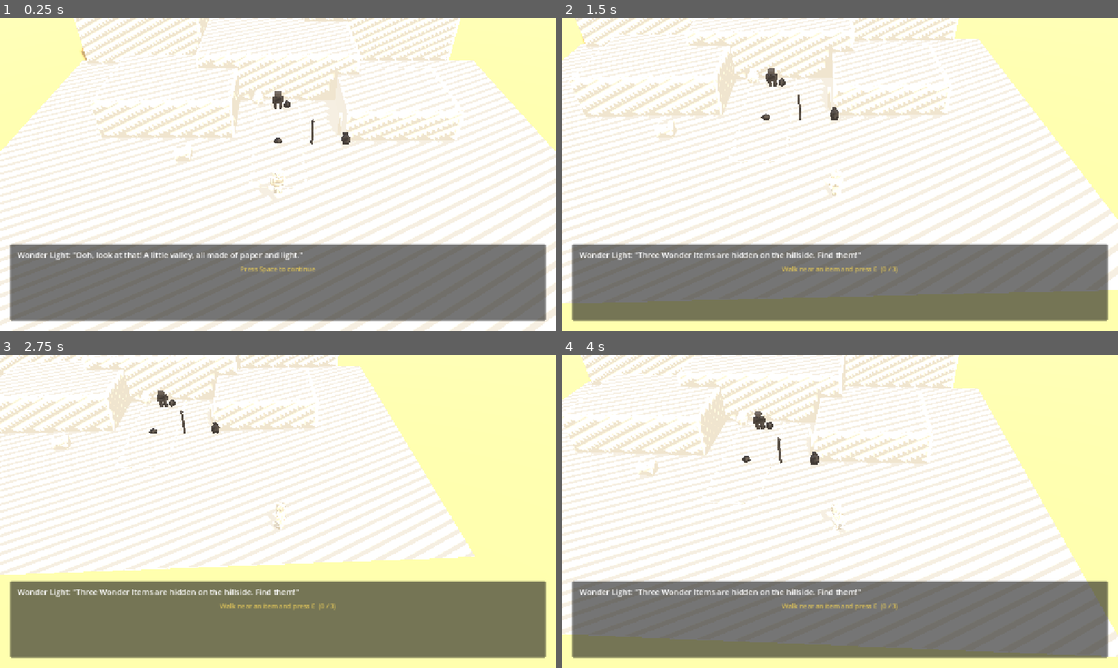
Above: before the commit, frames 1-4 (two rows, left to right).
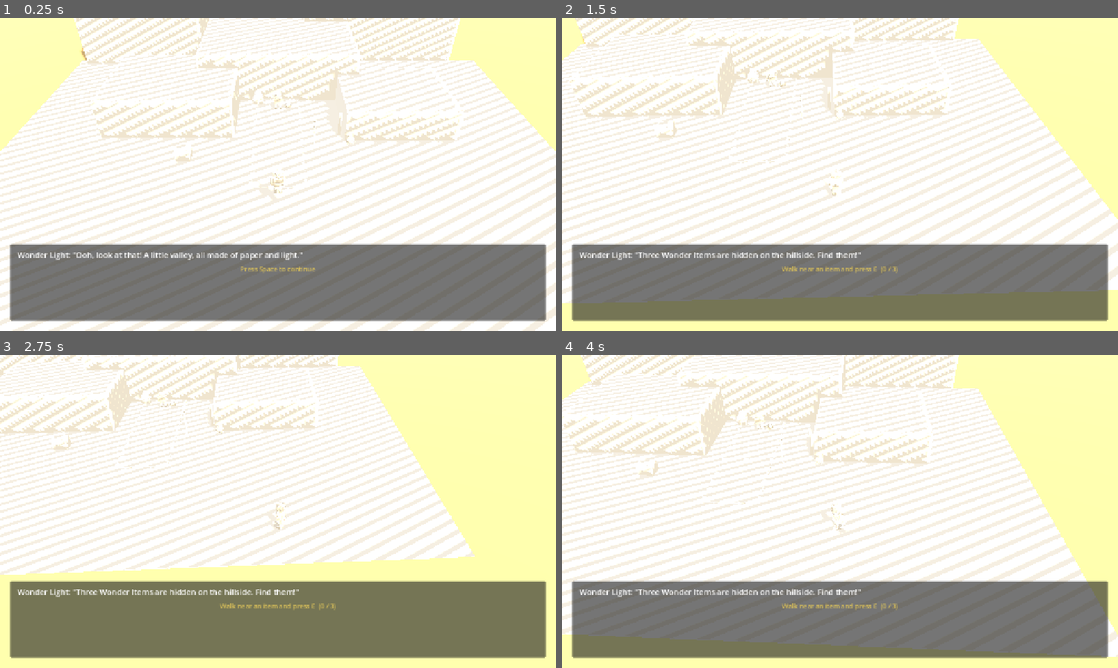
Above: after the commit, the same moments.

Repository: onesLeo/little-light
Game: Godot game, scene res://scenes/main.tscn
Same seed, same stepped clock (60 frames per second), same inputs: the game is played once before the commit and once after it.
Inputs:
- Up to frame 1 (0.25 s): no input
- Up to frame 2 (1.5 s): tap Space (ui_accept) at 0.5, 0.77 s; hold D (move_right) 0.53-1.28 s; hold E (interact) 0.53-1.28 s; hold S (move_back) from 1.28 s (still down); tap E (interact) at 1.35 s
- Up to frame 3 (2.75 s): tap Space (ui_accept) at 1.52 s; tap E (interact) at 2 s; release S (move_back) at 2.03 s; hold D (move_right) from 2.03 s (still down); hold E (interact) from 2.03 s (still down)
- Up to frame 4 (4 s): release D (move_right) at 2.78 s; release E (interact) at 2.78 s; hold W (move_forward) 2.78-3.53 s; tap E (interact) at 2.85, 3.5 s; tap Space (ui_accept) at 3.02, 3.77 s; hold A (move_left) from 3.53 s (still down); hold E (interact) from 3.53 s (still down)

The runs differ from the first frame. In frame 1, 0.3% of the frame differs, in the area x 49-64%, y 23-42%; in frame 2, 0.3%; in frame 3, 0.2%; in frame 4, 0.3%, in the area x 32-47%, y 18-36%.

Commit message:
Swap David mentor + Wonder Items to v2 art

Diff:
--- a/scenes/main.tscn
+++ b/scenes/main.tscn
@@ -5,8 +5,8 @@
 [ext_resource type="Script" path="res://scripts/wonder_walker.gd" id="3_ww_script"]
 [ext_resource type="Script" path="res://scripts/steady_hands_minigame.gd" id="4_sh"]
 [ext_resource type="Script" path="res://scripts/chapter_director.gd" id="5_dir"]
-[ext_resource type="PackedScene" path="res://assets/david_mentor_placeholder.glb" id="6_david"]
-[ext_resource type="PackedScene" path="res://assets/wonder_items.glb" id="7_items"]
+[ext_resource type="PackedScene" path="res://assets/david_mentor_v2.glb" id="6_david"]
+[ext_resource type="PackedScene" path="res://assets/wonder_items_v2.glb" id="7_items"]
 [ext_resource type="Script" path="res://scripts/tabletop_camera.gd" id="8_cam"]
 [ext_resource type="Script" path="res://scripts/mesh_collision_baker.gd" id="9_bake"]
 
@@ -138,7 +138,7 @@
 surface_material_override/0 = SubResource("Mat_gold")
 
 [node name="WonderItem_Staff" type="Area3D" parent="WonderItems"]
-transform = Transform3D(1, 0, 0, 0, 1, 0, 0, 0, 1, 1.5, 0.5, 0)
+transform = Transform3D(1, 0, 0, 0, 1, 0, 0, 0, 1, 1.6, 0.5, 0)
 collision_layer = 4
 collision_mask = 2
 monitoring = true
@@ -153,7 +153,7 @@
 surface_material_override/0 = SubResource("Mat_gold")
 
 [node name="WonderItem_Lamb" type="Area3D" parent="WonderItems"]
-transform = Transform3D(1, 0, 0, 0, 1, 0, 0, 0, 1, 3.0, 0.5, 0)
+transform = Transform3D(1, 0, 0, 0, 1, 0, 0, 0, 1, 3.2, 0.5, 0)
 collision_layer = 4
 collision_mask = 2
 monitoring = true
Binary file added: assets/david_mentor_v2.glb
Not shown, added: assets/david_mentor_v2.glb.import
Binary file added: assets/wonder_items_v2.glb
Not shown, added: assets/wonder_items_v2.glb.import
